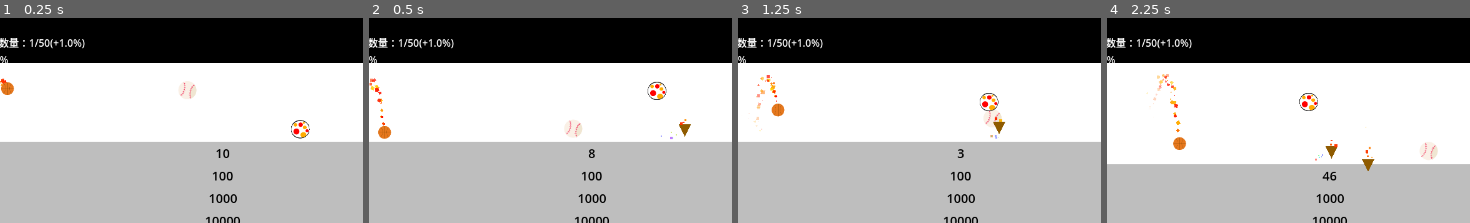
Above: before the commit, frames 1-4 (left to right).
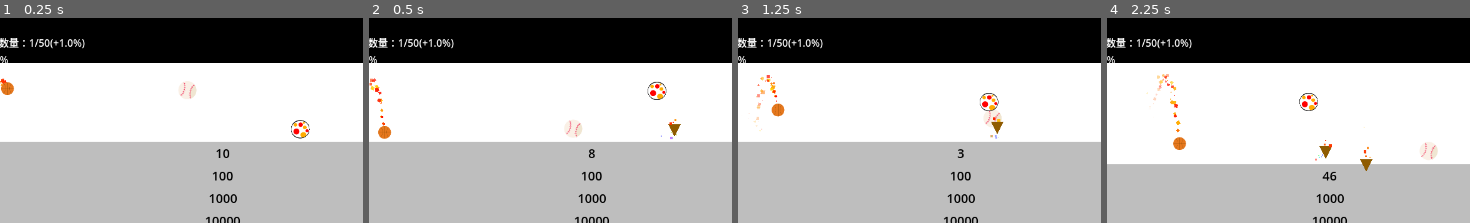
Above: after the commit, the same moments.

Repository: Rundll86/fallingballs
Game: Godot game, scene res://components/World.tscn
Two runs of this game, one before a commit and one after it. Both use one fixed random seed, a clock stepped at 60 frames per second and the inputs below. The engine's default icon, where the game draws it, is replaced by a stand-in: a white triangle on a blue panel in a dark square.
Inputs:
- Up to frame 1 (0.25 s): no input
- Up to frame 2 (0.5 s): no input
- Up to frame 3 (1.25 s): no input
- Up to frame 4 (2.25 s): no input
The pictures show only the part of the screen within x 24-74%, y 0-50%; the shares and areas given below are measured in that part.

Frame 1 is identical in both runs. In frame 2, 0.3% of the frame differs, in the area x 82-89%, y 49-59%; in frame 3, 0.1%; in frame 4, 0.3%, in the area x 58-74%, y 53-75%.

Commit message:
fix(Balls/DrillBall): 修正子弹生成位置的随机范围计算
调整子弹生成时的随机位置计算方式，使用更合理的公式确保子弹分布均匀

Diff:
--- a/scripts/Contents/Balls/DrillBall.gd
+++ b/scripts/Contents/Balls/DrillBall.gd
@@ -6,7 +6,7 @@
 
 func onAttack(_wall: WallBase):
 	for i in floor(count):
-		get_parent().call_deferred("add_child", BulletBase.create("Drill", self, position - Vector2(radius * 2 * randf_range(-1, 1), 0), deg_to_rad(90)))
+		get_parent().call_deferred("add_child", BulletBase.create("Drill", self, position - Vector2((radius * count) ** (1.0 / 1.1) * randf_range(-1, 1), 0), deg_to_rad(90)))
 func getDamage():
 	count = bounceTime * 0.2 + 1
 	penerate = clamp(bounceTime * 0.005, 0, 1)
